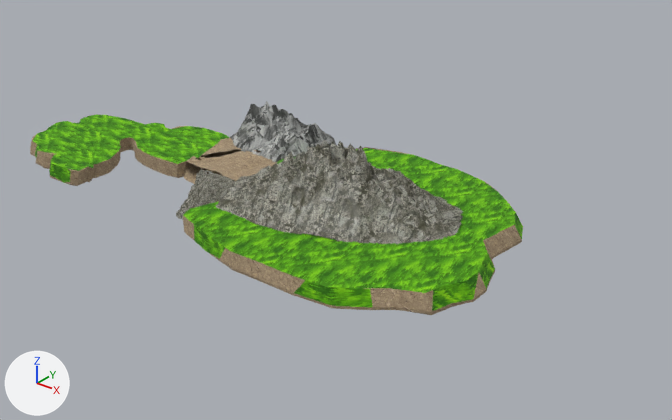
Two versions of the glTF model Maps/Chapter 1/Map1/map1.glb, one commit apart.
The view is the same before and after, from a 50 mm camera at (2513.0, -2520.0, 1171.0) aimed at (883.0, -482.0, -92.0). Lighting does not change. The marker at lower left points along +X, +Y and +Z. Where no turn or scale is listed for an object, it has been applied to the vertices. Vertices at the same position are counted once.

Names of what the first picture shows: 'Landscape.001'.
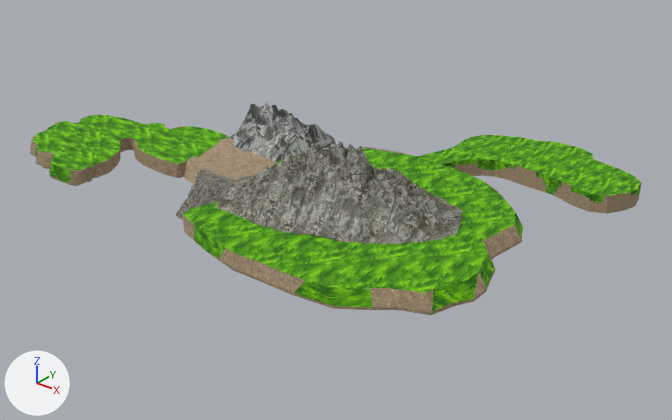
Commit message: Map update

Boxes (x1, y1, x2, y2) around the edits, measured in the pictures (672 x 420 px):
'Landscape.001', reshaped (24% wider): before (30, 101, 523, 315); after (30, 101, 641, 315)
part 1 of me_landscape_003, built on: before (369, 148, 428, 160); after (369, 135, 641, 213)
part 2 of me_landscape_003, surface changed: (440, 164, 478, 179) in both

Diff of the bpy script that builds the scene:
```diff
--- a/Maps/Chapter 1/Map1/map1.glb.py
+++ b/Maps/Chapter 1/Map1/map1.glb.py
@@ me_landscape_003 @@
 # used by ob_landscape_001; location = (1062.0, -704.0, 44.0)
-me_landscape_003.from_pydata(...)  # 7664 vertices, 14690 faces; spans x -1197.0..514.0, y -368.0..479.0, z -132.0..195.0
+me_landscape_003.from_pydata(...)  # 8486 vertices, 16121 faces; spans x -1197.0..602.0, y -368.0..830.0, z -132.0..195.0
+# me_landscape_003 part 1: 1 vertex moved from x -47.0, y 450.0, z 9.0 to x -47.0, y 448.0, z 8.0; 775 vertices added at x -39.0..602.0, y 442.0..830.0, z -46.0..10.0
+# me_landscape_003 part 2: 6 kept faces spanning x -548.0..226.0, y -78.0..453.0, z -47.0..7.0 get new texture (UV) coordinates
 me_landscape_003.materials.append(mat_material_073)
```
